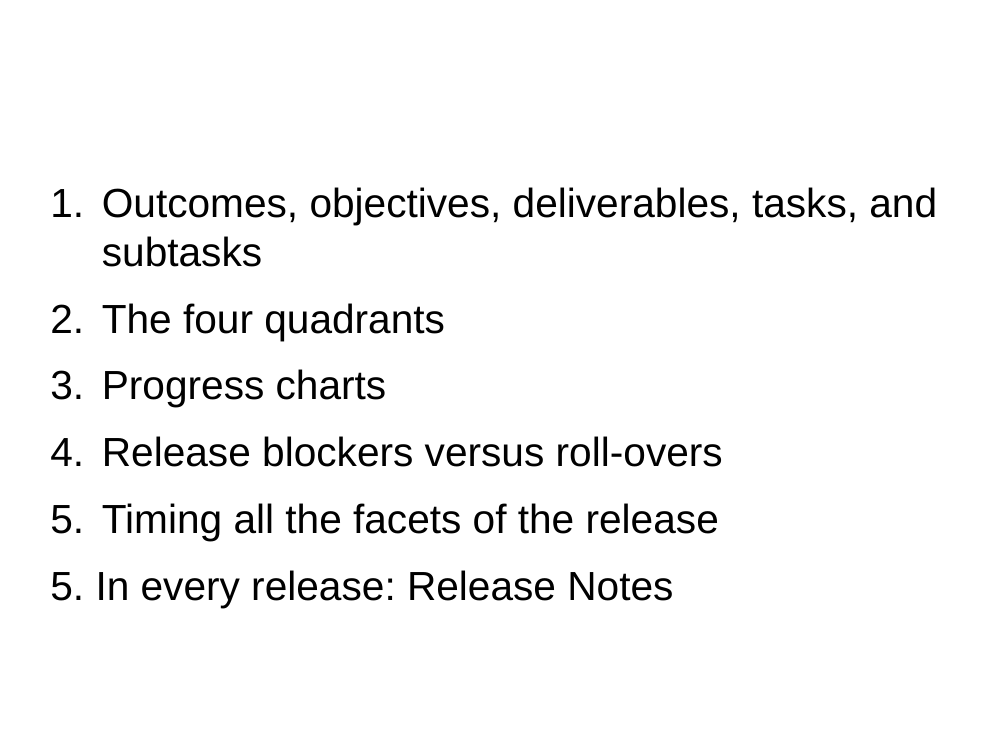
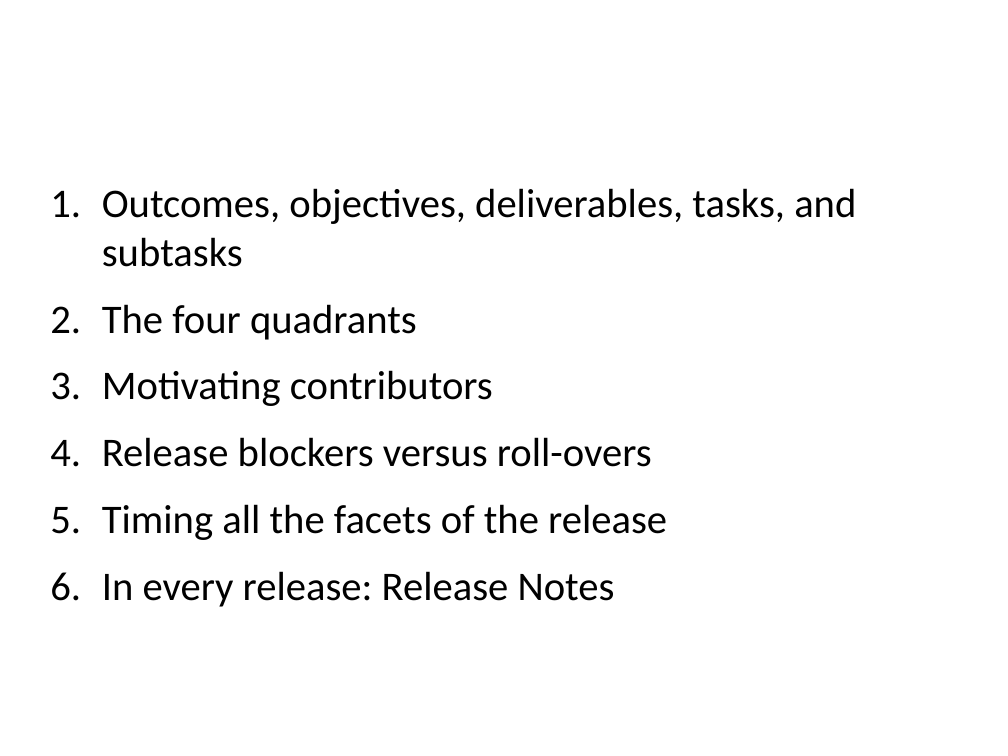
Before and after one commit to projectEndings/Endings, a slide deck: slide 2 of presentations/dhsi2019/using_releases_to_stick_to_project_plan.odp. Drawn at 1008x756 pixels with LibreOffice and Linux fonts; fonts in the diff are those of the drawing; background and template pictures are left out. Boxes give left, top, right and bottom in pixels: in the first picture for what was removed or moved away, otherwise in the second. Text is boxed around its words. In the diff, an @@ line names an element or a change of style, - is before the commit and + after.

Commit message:
Made final changes to presentations on releases

```diff
--- a/presentations/dhsi2019/using_releases_to_stick_to_project_plan.odp
+++ b/presentations/dhsi2019/using_releases_to_stick_to_project_plan.odp
@@ text at (102, 188, 856, 540): font Arial to Calibri in "Outcomes, objectives, deliverables, tasks, and subtasks", "The four quadrants", "Release blockers versus roll-overs", "Timing all the facets of the release" @@
@@ text at (102, 370, 493, 406): text changed; font Arial to Calibri @@
-3. Progress charts
+3. Motivating contributors
@@ text at (102, 571, 615, 607): text changed; font Arial to Calibri @@
-5. In every release: Release Notes
+6. In every release: Release Notes
```
Also in this commit, not shown: 8 other slides changed, 20 slides added, 1 slide removed, 1 other file.
